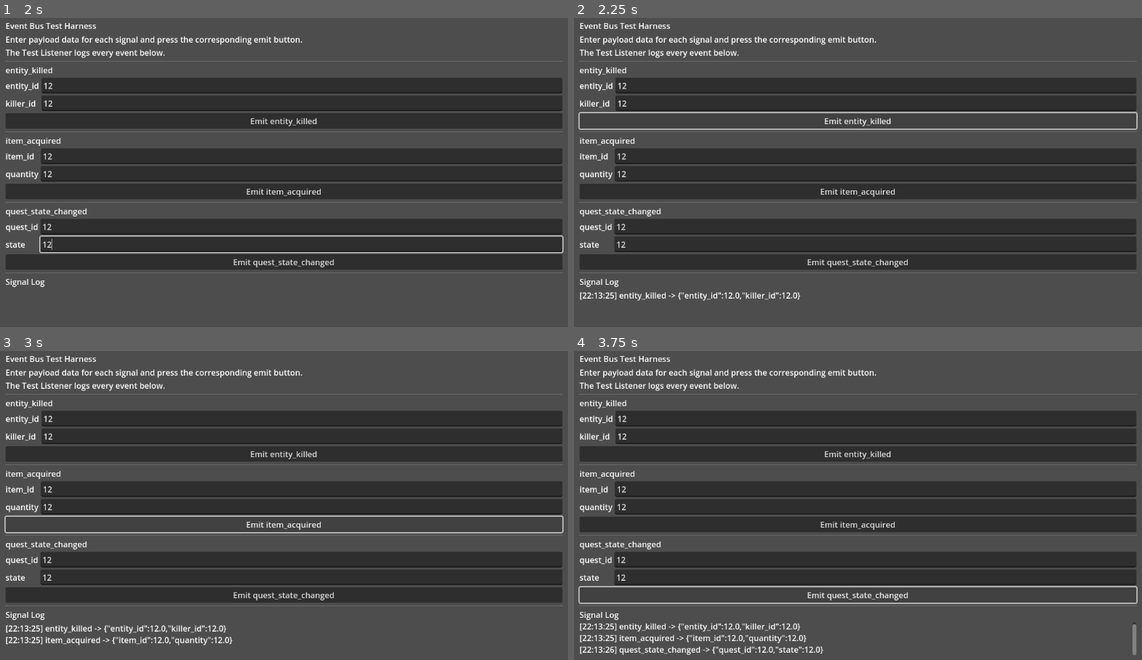
Above: before the commit, frames 1-4 (two rows, left to right).
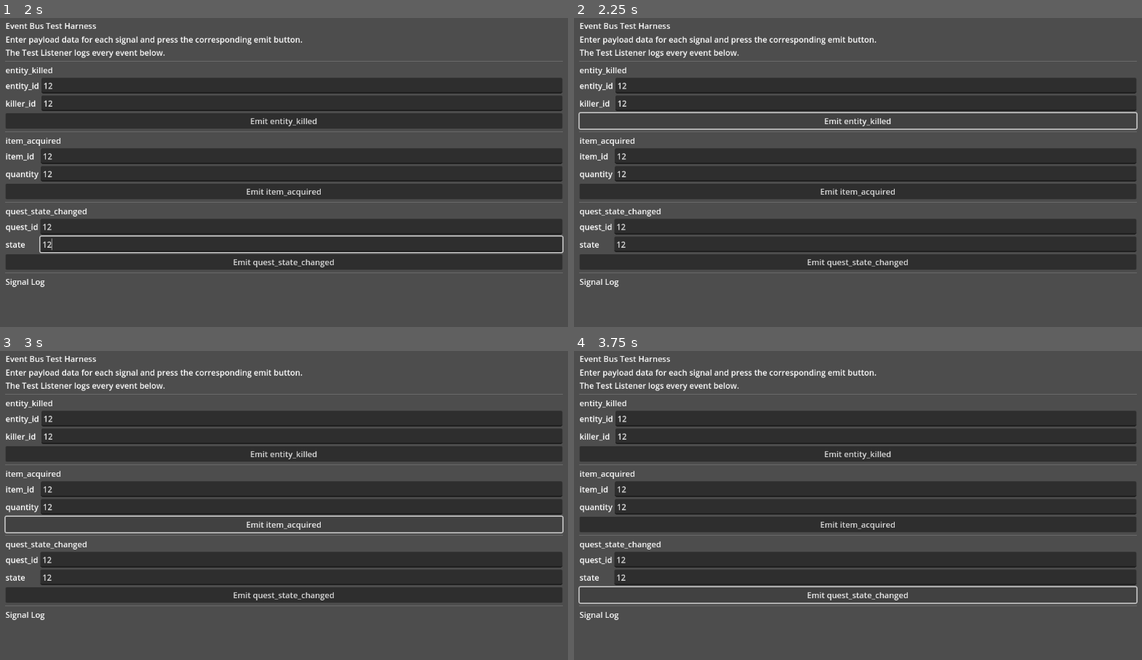
Above: after the commit, the same moments.

Repository: invisibleacropolis-ops/Glevel3
Game: Godot game, scene res://tests/EventBus_TestHarness.tscn
The game is run twice, just before and just after one commit, with the same random seed, the same clock (stepped at 60 frames per second) and the same inputs. The project has no main scene, so this scene is started directly.
Inputs (mouse positions are in pixels of both pictures, inside the frame that each line leads up to):
- Up to frame 1 (2 s): click (301, 85) at 0.52 s; type "12" at 0.6 s; click (301, 104) at 0.75 s; type "12" at 0.83 s; click (301, 157) at 0.98 s; type "12" at 1.07 s; click (301, 172) at 1.27 s; type "12" at 1.35 s; click (301, 228) at 1.5 s; type "12" at 1.58 s; click (301, 243) at 1.73 s; type "12" at 1.82 s
- Up to frame 2 (2.25 s): click "Emit entity_killed" at 2 s
- Up to frame 3 (3 s): click "Emit item_acquired" at 2.75 s
- Up to frame 4 (3.75 s): click "Emit quest_state_changed" at 3.5 s

Frame 1 is identical in both runs. In frame 2, 0.4% of the frame differs, in the area x 1-40%, y 88-92%; in frame 3, 0.8%; in frame 4, 1.3%, in the area x 1-99%, y 88-99%.
Error after the commit: Parse Error: Identifier "Variant" not declared in the current scope. (res://src/globals/EventBus.gd:135)

Commit message:
Refine EventBus signal contracts

Diff:
--- a/src/globals/EventBus.gd
+++ b/src/globals/EventBus.gd
@@ -1,18 +1,204 @@
 extends Node
-
-## Global event bus used as an autoload singleton.
-## Provides signals for various gameplay events.
-## Designed for Godot 4.4.1.
+class_name EventBus
+
+## Centralized, autoloaded event bus that brokers decoupled communication between
+## gameplay systems. All signals defined here must accept exactly one argument –
+## a Dictionary payload – so the event contracts can evolve without requiring
+## refactors to every subscriber. This script is intended to be registered as an
+## autoload singleton named "EventBus".
+##
+## Each signal's payload contract is documented both in its docstring and inside
+## `SIGNAL_CONTRACTS` below. The validation logic inside `emit_signal()` enforces
+## these contracts at runtime, preventing malformed events from propagating
+## through the game and greatly simplifying cross-team debugging efforts.
+
+## Comprehensive catalogue of every EventBus signal contract. Each entry stores a
+## human-readable description plus dictionaries that map payload keys to the
+## Variant types accepted for those keys.
+const SIGNAL_CONTRACTS := {
+    &"debug_stats_reported": {
+        "description": "Telemetry broadcast emitted whenever DebugSystem captures "
+            + "a snapshot of an entity's StatsComponent for diagnostics.",
+        "required_keys": {
+            "entity_id": [TYPE_STRING, TYPE_STRING_NAME],
+            "stats": TYPE_DICTIONARY,
+        },
+        "optional_keys": {
+            "timestamp": TYPE_FLOAT,
+        },
+    },
+    &"entity_killed": {
+        "description": "CombatSystem notification that an entity has been removed "
+            + "from play. Downstream systems such as quests, loot, or meta "
+            + "narrative modules react to this signal to update their state.",
+        "required_keys": {
+            "entity_id": [TYPE_STRING, TYPE_STRING_NAME],
+        },
+        "optional_keys": {
+            "killer_id": [TYPE_STRING, TYPE_STRING_NAME],
+            "archetype_id": [TYPE_STRING, TYPE_STRING_NAME],
+            "entity_type": TYPE_STRING_NAME,
+            "components": TYPE_DICTIONARY,
+        },
+    },
+    &"item_acquired": {
+        "description": "Inventory or loot system broadcast whenever an entity "
+            + "adds an item stack to its inventory.",
+        "required_keys": {
+            "item_id": [TYPE_STRING, TYPE_STRING_NAME],
+            "quantity": TYPE_INT,
+        },
+        "optional_keys": {
+            "owner_id": [TYPE_STRING, TYPE_STRING_NAME],
+            "source": TYPE_STRING_NAME,
+            "metadata": TYPE_DICTIONARY,
+        },
+    },
+    &"quest_state_changed": {
+        "description": "QuestSystem update describing a quest's latest lifecycle "
+            + "state transition.",
+        "required_keys": {
+            "quest_id": [TYPE_STRING, TYPE_STRING_NAME],
+            "state": TYPE_STRING_NAME,
+        },
+        "optional_keys": {
+            "progress": TYPE_FLOAT,
+            "objectives": TYPE_ARRAY,
+            "metadata": TYPE_DICTIONARY,
+        },
+    },
+}
 
 ## Emitted whenever DebugSystem reports an entity snapshot.
 ## Payload keys:
-## - "entity_id" (String): Unique identifier for the reported entity.
-## - "stats" (Dictionary): Snapshot of the StatsComponent values (health, action_points).
+## - "entity_id" (String or StringName): Unique identifier for the reported entity.
+## - "stats" (Dictionary): Snapshot of the StatsComponent values (health, action_points, etc.).
+## - Optional "timestamp" (float): Monotonic timestamp indicating when the sample was captured.
 signal debug_stats_reported(data: Dictionary)
-signal entity_killed(data: Dictionary) # payload: {"entity_id": String, "killer_id": String}
-signal item_acquired(data: Dictionary) # payload: {"item_id": String, "quantity": int}
-signal quest_state_changed(data: Dictionary) # payload: {"quest_id": String, "state": StringName}
+
+## Emitted when CombatSystem determines an entity has been removed from play.
+## Required payload keys:
+## - "entity_id" (String or StringName): Identifier of the defeated entity.
+## Optional payload keys:
+## - "killer_id" (String or StringName): Identifier of the killer, if known.
+## - "archetype_id" (String or StringName): Source archetype for postmortem analytics.
+## - "entity_type" (StringName): High-level taxonomy from ComponentKeys/Enums.
+## - "components" (Dictionary): Snapshot of relevant Components for downstream systems.
+signal entity_killed(data: Dictionary)
+
+## Emitted whenever an item stack enters an inventory.
+## Required payload keys:
+## - "item_id" (String or StringName): Identifier of the acquired item resource.
+## - "quantity" (int): Number of units added to the stack.
+## Optional payload keys:
+## - "owner_id" (String or StringName): Identifier of the receiving entity.
+## - "source" (StringName): Origin of the acquisition (loot_drop, vendor_purchase, etc.).
+## - "metadata" (Dictionary): Arbitrary supplemental data for UI, analytics, or logging.
+signal item_acquired(data: Dictionary)
+
+## Emitted whenever a quest transitions between states.
+## Required payload keys:
+## - "quest_id" (String or StringName): Identifier of the quest resource or runtime instance.
+## - "state" (StringName): New quest state (e.g., &"in_progress", &"completed").
+## Optional payload keys:
+## - "progress" (float): Normalized progress value between 0.0 and 1.0.
+## - "objectives" (Array): Collection of objective payload dictionaries for UI updates.
+## - "metadata" (Dictionary): Arbitrary contextual data for analytics or notifications.
+signal quest_state_changed(data: Dictionary)
 
 func _ready() -> void:
     # This node is intended to be added as an autoload singleton.
     pass
+
+## Broadcasts a signal after validating the provided payload dictionary against the
+## documented contract. Returns a Godot error code that callers can inspect when
+## running in validation-heavy environments (e.g., automated tests).
+func emit_signal(signal_name: StringName, payload: Variant = null) -> int:
+    var validation_result := _validate_payload(signal_name, payload)
+    if validation_result != OK:
+        return validation_result
+
+    return super.emit_signal(signal_name, payload)
+
+## Returns the documented contract for a signal so tools or debug panels can
+## surface the schema to developers at runtime.
+func describe_signal(signal_name: StringName) -> Dictionary:
+    return SIGNAL_CONTRACTS.get(signal_name, {})
+
+## Internal validation routine that ensures every broadcast complies with the
+## contract declared in SIGNAL_CONTRACTS. Invalid payloads stop propagation and
+## surface descriptive errors in the editor console.
+func _validate_payload(signal_name: StringName, payload: Variant) -> int:
+    if typeof(payload) != TYPE_DICTIONARY:
+        push_error("EventBus.%s expects a Dictionary payload but received %s." % [
+            signal_name,
+            Variant.get_type_name(typeof(payload)),
+        ])
+        return ERR_INVALID_PARAMETER
+
+    var contract: Dictionary = SIGNAL_CONTRACTS.get(signal_name, {})
+    if contract.is_empty():
+        # Even if we do not have a bespoke contract we still accept dictionary payloads.
+        return OK
+
+    var required: Dictionary = contract.get("required_keys", {})
+    for key in required.keys():
+        if not payload.has(key):
+            push_error("EventBus.%s payload missing required key \"%s\"." % [signal_name, key])
+            return ERR_INVALID_DATA
+        if not _value_matches_type(payload[key], required[key]):
+            push_error(
+                "EventBus.%s payload key \"%s\" has invalid type %s (expected %s)." % [
+                    signal_name,
+                    key,
+                    Variant.get_type_name(typeof(payload[key])),
+                    _describe_expected_type(required[key]),
+                ]
+            )
+            return ERR_INVALID_DATA
+
+    var optional: Dictionary = contract.get("optional_keys", {})
+    for key in optional.keys():
+        if payload.has(key) and not _value_matches_type(payload[key], optional[key]):
+            push_error(
+                "EventBus.%s optional key \"%s\" has invalid type %s (expected %s)." % [
+                    signal_name,
+                    key,
+                    Variant.get_type_name(typeof(payload[key])),
+                    _describe_expected_type(optional[key]),
+                ]
+            )
+            return ERR_INVALID_DATA
+
+    return OK
+
+## Helper that compares a Variant value against an expected type rule. The rule
+## can be a single Variant.Type integer or an Array of acceptable Variant.Type values.
+func _value_matches_type(value: Variant, expected_rule: Variant) -> bool:
+    if typeof(expected_rule) == TYPE_ARRAY:
+        for allowed_type in expected_rule:
+            if _single_type_match(value, int(allowed_type)):
+                return true
+        return false
+
+    return _single_type_match(value, int(expected_rule))
+
+func _single_type_match(value: Variant, expected_type: int) -> bool:
+    var actual_type := typeof(value)
+    if actual_type == expected_type:
+        return true
+
+    # Permit StringName payloads where a String was declared (and vice versa)
+    # because most identifiers can be authored as either.
+    var is_string_like := (actual_type == TYPE_STRING and expected_type == TYPE_STRING_NAME)
+    is_string_like = is_string_like or (actual_type == TYPE_STRING_NAME and expected_type == TYPE_STRING)
+    return is_string_like
+
+func _describe_expected_type(expected_rule: Variant) -> String:
+    if typeof(expected_rule) == TYPE_ARRAY:
+        var names := PackedStringArray()
+        for allowed_type in expected_rule:
+            names.append(Variant.get_type_name(int(allowed_type)))
+        return ", ".join(names)
+
+    return Variant.get_type_name(int(expected_rule))
